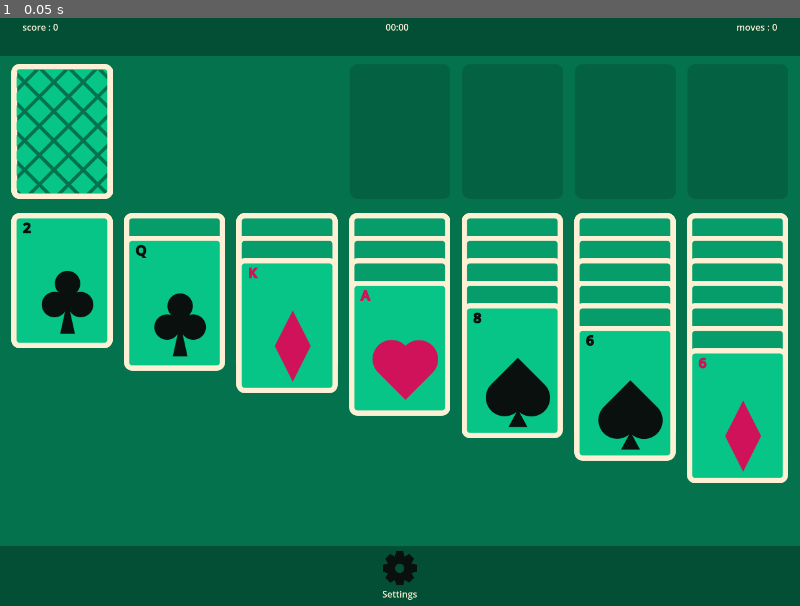
Above: before the commit, frame 1.
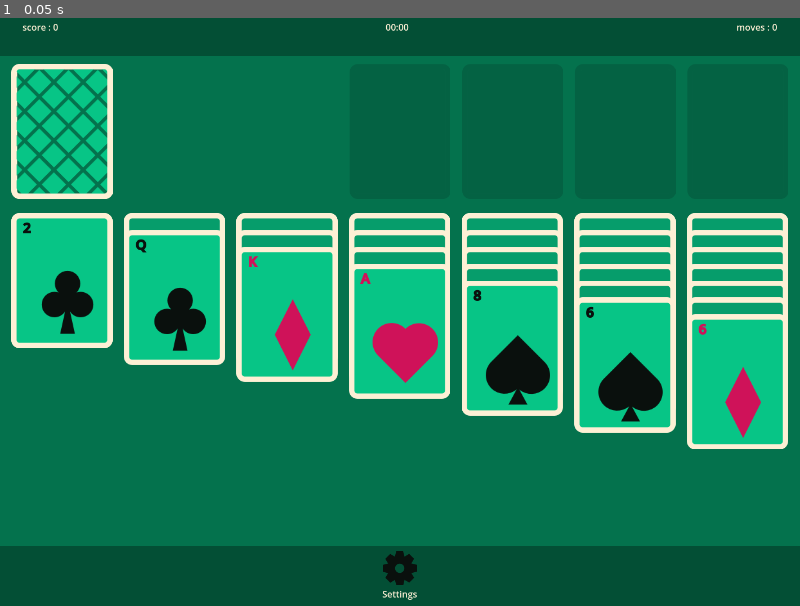
Above: after the commit, the same moment.

Repository: SAANN3/Solitaire
Game: Godot game, scene res://entity/Root/HRoot_Scene.tscn
Same seed, same stepped clock (60 frames per second), same inputs: the game is played once before the commit and once after it. This scene is started directly instead of the project's main scene.
Inputs:
- Up to frame 1 (0.05 s): no input

The runs differ from the first frame. In frame 1, 11% of the frame differs, in the area x 15-99%, y 36-80%.

Commit message:
Animations && icons

Diff:
--- /dev/null
+++ b/background.svg
@@ -0,0 +1,56 @@
+<?xml version="1.0" encoding="UTF-8" standalone="no"?>
+<!-- Created with Inkscape (http://www.inkscape.org/) -->
+
+<svg
+   width="432"
+   height="432"
+   viewBox="0 0 432 432"
+   version="1.1"
+   id="svg1"
+   inkscape:version="1.4 (e7c3feb100, 2024-10-09)"
+   sodipodi:docname="background.svg"
+   xmlns:inkscape="http://www.inkscape.org/namespaces/inkscape"
+   xmlns:sodipodi="http://sodipodi.sourceforge.net/DTD/sodipodi-0.dtd"
+   xmlns="http://www.w3.org/2000/svg"
+   xmlns:svg="http://www.w3.org/2000/svg">
+  <sodipodi:namedview
+     id="namedview1"
+     pagecolor="#505050"
+     bordercolor="#ffffff"
+     borderopacity="1"
+     inkscape:showpageshadow="0"
+     inkscape:pageopacity="0"
+     inkscape:pagecheckerboard="1"
+     inkscape:deskcolor="#d1d1d1"
+     inkscape:document-units="px"
+     showguides="true"
+     inkscape:zoom="0.49175084"
+     inkscape:cx="-306.0493"
+     inkscape:cy="297.9151"
+     inkscape:window-width="1920"
+     inkscape:window-height="1080"
+     inkscape:window-x="0"
+     inkscape:window-y="0"
+     inkscape:window-maximized="1"
+     inkscape:current-layer="layer1" />
+  <defs
+     id="defs1" />
+  <g
+     inkscape:label="Layer 1"
+     inkscape:groupmode="layer"
+     id="layer1">
+    <rect
+       style="display:inline;fill:#85a479;fill-opacity:1;stroke:#85a479;stroke-width:28.8;stroke-miterlimit:4.8;stroke-dasharray:none;stroke-opacity:1;paint-order:normal"
+       id="rect1"
+       height="403.19998"
+       x="14.399998"
+       y="14.399998"
+       ry="59.590244"
+       width="403.20001"
+       onclick="" />
+    <path
+       style="display:none;fill:#85a479;fill-opacity:1;stroke:#85a479;stroke-width:2;stroke-miterlimit:4.8;stroke-dasharray:none;stroke-opacity:1;paint-order:normal"
+       d="m 14.436385,30.582023 c 0,0 3.954327,9.166849 12.761691,6.830201 C 36.00544,35.075576 48.048164,2.9017338 45.352032,14.40523 42.6559,25.908727 37.443378,38.131193 37.443378,38.131193 c 0,0 -8.807365,17.434987 -16.89576,6.111232 C 12.459221,32.918671 14.436385,30.582023 14.436385,30.582023 Z"
+       id="path4" />
+  </g>
+</svg>
--- a/entity/Card/Card.gd
+++ b/entity/Card/Card.gd
@@ -1,5 +1,5 @@
 class_name Card
-extends CenterContainer
+extends Control
 
 @onready var root_texture: TextureRect = get_node("Bg")
 @onready var rank_labels: Array[Label] = [
@@ -8,6 +8,7 @@
 ]
 @onready var suit_texture: TextureRect = get_node("Bg/TextureHolder/SuitTexture")
 @onready var reversed_side_texture: TextureRect = get_node("ReverseSide")
+@onready var animation: AnimationPlayer = $AnimationPlayer
 
 var not_reversed: bool = false
 
@@ -74,6 +75,8 @@
 		else:
 			reversed_side_texture.visible = false
 			root_texture.visible = true
+			if change:
+				animation.play("flip")
 
 
 func _set_rank_text(text: String) -> void:
--- a/entity/Card/Card.tscn
+++ b/entity/Card/Card.tscn
@@ -11,8 +11,132 @@
 [sub_resource type="RectangleShape2D" id="RectangleShape2D_mp0te"]
 size = Vector2(181, 243)
 
-[node name="Card" type="CenterContainer"]
+[sub_resource type="Animation" id="Animation_mvofu"]
+resource_name = "flip"
+length = 0.3
+tracks/0/type = "value"
+tracks/0/imported = false
+tracks/0/enabled = true
+tracks/0/path = NodePath("ReverseSide:scale")
+tracks/0/interp = 1
+tracks/0/loop_wrap = true
+tracks/0/keys = {
+"times": PackedFloat32Array(0, 0.3),
+"transitions": PackedFloat32Array(1, 1),
+"update": 0,
+"values": [Vector2(1, 1), Vector2(-1, 1)]
+}
+tracks/1/type = "value"
+tracks/1/imported = false
+tracks/1/enabled = true
+tracks/1/path = NodePath("Bg:scale")
+tracks/1/interp = 1
+tracks/1/loop_wrap = true
+tracks/1/keys = {
+"times": PackedFloat32Array(0, 0.3),
+"transitions": PackedFloat32Array(1, 1),
+"update": 0,
+"values": [Vector2(-1, 1), Vector2(1, 1)]
+}
+tracks/2/type = "value"
+tracks/2/imported = false
+tracks/2/enabled = true
+tracks/2/path = NodePath("Bg:visible")
+tracks/2/interp = 1
+tracks/2/loop_wrap = true
+tracks/2/keys = {
+"times": PackedFloat32Array(0, 0.15, 0.3),
+"transitions": PackedFloat32Array(1, 1, 1),
+"update": 1,
+"values": [false, true, true]
+}
+tracks/3/type = "value"
+tracks/3/imported = false
+tracks/3/enabled = true
+tracks/3/path = NodePath("ReverseSide:visible")
+tracks/3/interp = 1
+tracks/3/loop_wrap = true
+tracks/3/keys = {
+"times": PackedFloat32Array(0, 0.15, 0.3),
+"transitions": PackedFloat32Array(1, 1, 1),
+"update": 1,
+"values": [true, false, false]
+}
+
+[sub_resource type="Animation" id="Animation_a3goc"]
+length = 0.001
+tracks/0/type = "value"
+tracks/0/imported = false
+tracks/0/enabled = true
+tracks/0/path = NodePath("ReverseSide:scale")
+tracks/0/interp = 1
+tracks/0/loop_wrap = true
+tracks/0/keys = {
+"times": PackedFloat32Array(0),
+"transitions": PackedFloat32Array(1),
+"update": 0,
+"values": [Vector2(1, 1)]
+}
+tracks/1/type = "value"
+tracks/1/imported = false
+tracks/1/enabled = true
+tracks/1/path = NodePath("ReverseSide:flip_v")
+tracks/1/interp = 1
+tracks/1/loop_wrap = true
+tracks/1/keys = {
+"times": PackedFloat32Array(0),
+"transitions": PackedFloat32Array(1),
+"update": 1,
+"values": [false]
+}
+tracks/2/type = "value"
+tracks/2/imported = false
+tracks/2/enabled = true
+tracks/2/path = NodePath("Bg:scale")
+tracks/2/interp = 1
+tracks/2/loop_wrap = true
+tracks/2/keys = {
+"times": PackedFloat32Array(0),
+"transitions": PackedFloat32Array(1),
+"update": 0,
+"values": [Vector2(1, 1)]
+}
+tracks/3/type = "value"
+tracks/3/imported = false
+tracks/3/enabled = true
+tracks/3/path = NodePath("Bg:visible")
+tracks/3/interp = 1
+tracks/3/loop_wrap = true
+tracks/3/keys = {
+"times": PackedFloat32Array(0),
+"transitions": PackedFloat32Array(1),
+"update": 1,
+"values": [true]
+}
+tracks/4/type = "value"
+tracks/4/imported = false
+tracks/4/enabled = true
+tracks/4/path = NodePath("ReverseSide:visible")
+tracks/4/interp = 1
+tracks/4/loop_wrap = true
+tracks/4/keys = {
+"times": PackedFloat32Array(0),
+"transitions": PackedFloat32Array(1),
+"update": 1,
+"values": [true]
+}
+
+[sub_resource type="AnimationLibrary" id="AnimationLibrary_vinlf"]
+_data = {
+"RESET": SubResource("Animation_a3goc"),
+"flip": SubResource("Animation_mvofu")
+}
+
+[node name="Card" type="Control"]
+custom_minimum_size = Vector2(180, 240)
 layout_direction = 2
+layout_mode = 3
+anchors_preset = 0
 offset_right = 180.0
 offset_bottom = 240.0
 size_flags_horizontal = 4
@@ -21,6 +145,9 @@
 
 [node name="Bg" type="TextureRect" parent="."]
 layout_mode = 2
+offset_right = 180.0
+offset_bottom = 240.0
+pivot_offset = Vector2(90, 0)
 texture = ExtResource("2_l5axy")
 
 [node name="TextureHolder" type="MarginContainer" parent="Bg"]
@@ -77,8 +204,10 @@
 text = "-1"
 
 [node name="ReverseSide" type="TextureRect" parent="."]
-visible = false
-layout_mode = 2
+layout_mode = 2
+offset_right = 180.0
+offset_bottom = 240.0
+pivot_offset = Vector2(90, 0)
 texture = ExtResource("4_vg4ey")
 
 [node name="Area2D" type="Area2D" parent="."]
@@ -87,3 +216,9 @@
 [node name="CollisionShape2D" type="CollisionShape2D" parent="Area2D"]
 position = Vector2(91.5, 121.5)
 shape = SubResource("RectangleShape2D_mp0te")
+
+[node name="AnimationPlayer" type="AnimationPlayer" parent="."]
+libraries = {
+"": SubResource("AnimationLibrary_vinlf")
+}
+speed_scale = 1.5
--- a/entity/CardHolder/Card_holder.gd
+++ b/entity/CardHolder/Card_holder.gd
@@ -1,7 +1,9 @@
 class_name Card_holder
 extends Card_Controller
-@onready var stacker: Control = $Stacker
-@onready var stack: TextureRect = $Stack
+@onready var stacker: Control = $Control/Stacker
+@onready var stack_empty: TextureRect = $CenterContainer/StackEmpty
+@onready var stack: TextureRect = $CenterContainer/Stack
+@onready var animation: AnimationPlayer = $AnimationPlayer
 
 var cards_discarded: Array[Card] = []
 var cards_prepared: Array[Card] = []
@@ -11,8 +13,8 @@
 signal holder_clicked()
 
 func _ready() -> void:
-	stack.gui_input.connect(_on_stack_input)
-	cards_holder = $Stacker
+	$CenterContainer.gui_input.connect(_on_stack_input)
+	cards_holder = $Control/Stacker
 	super()
 
 func _on_stack_input(event: InputEvent) -> void:
@@ -22,7 +24,9 @@
 		get_global_rect().has_point(get_global_mouse_position()) &&
 		event.is_pressed()
 	):
-		place_cards()
+		if !animation.is_playing():
+			place_cards()
+			animation.play("show_right" if layout_direction == LAYOUT_DIRECTION_RTL else "show" )
 
 func get_max_cards() -> int:
 	return max_cards
@@ -42,6 +46,8 @@
 		cards_prepared.append_array(cards_discarded)
 		cards_discarded.clear()
 		recycled = true
+		stack_empty.visible = false
+		stack.visible = true
 		return
 	for i: int in range(0,max_cards):
 		var card: Card = cards_prepared.pop_front()
@@ -49,6 +55,9 @@
 			enter(card)
 		else :
 			break
+	if cards_prepared.size() == 0:
+		stack_empty.visible = true
+		stack.visible = false
 	holder_clicked.emit()
 
 func load_cards(_cards: Array[Card]) -> void:
@@ -69,3 +78,6 @@
 	recycled = dict["recycled"]
 	for i: Dictionary in dict["cards"]:
 		enter(Card.load_dict(i))
+	if cards_prepared.size() == 0:
+		stack_empty.visible = true
+		stack.visible = false
--- a/entity/CardHolder/Card_holder.tscn
+++ b/entity/CardHolder/Card_holder.tscn
@@ -1,20 +1,134 @@
-[gd_scene load_steps=3 format=3 uid="uid://bji5davic22r2"]
+[gd_scene load_steps=8 format=3 uid="uid://bji5davic22r2"]
 
 [ext_resource type="Script" path="res://entity/CardHolder/Card_holder.gd" id="1_6ttlg"]
 [ext_resource type="Texture2D" uid="uid://d1rrqy867gkla" path="res://sprites/card_holder.png" id="2_bk81e"]
+[ext_resource type="Texture2D" uid="uid://c7vukp7ytge5x" path="res://sprites/card_holder_empty.png" id="2_x2nep"]
+
+[sub_resource type="Animation" id="Animation_odkqn"]
+resource_name = "show"
+length = 0.3
+tracks/0/type = "value"
+tracks/0/imported = false
+tracks/0/enabled = true
+tracks/0/path = NodePath("Control/Stacker:position")
+tracks/0/interp = 2
+tracks/0/loop_wrap = true
+tracks/0/keys = {
+"times": PackedFloat32Array(0, 0.3),
+"transitions": PackedFloat32Array(1, 1),
+"update": 0,
+"values": [Vector2(-200, 0), Vector2(0, 0)]
+}
+tracks/1/type = "value"
+tracks/1/imported = false
+tracks/1/enabled = true
+tracks/1/path = NodePath("Control/Stacker:theme_override_constants/separation")
+tracks/1/interp = 1
+tracks/1/loop_wrap = true
+tracks/1/keys = {
+"times": PackedFloat32Array(0, 0.3),
+"transitions": PackedFloat32Array(1, 1),
+"update": 0,
+"values": [-180, -120]
+}
+
+[sub_resource type="Animation" id="Animation_q6d2w"]
+length = 0.001
+tracks/0/type = "value"
+tracks/0/imported = false
+tracks/0/enabled = true
+tracks/0/path = NodePath("Control/Stacker:position")
+tracks/0/interp = 1
+tracks/0/loop_wrap = true
+tracks/0/keys = {
+"times": PackedFloat32Array(0),
+"transitions": PackedFloat32Array(1),
+"update": 0,
+"values": [Vector2(0, 0)]
+}
+tracks/1/type = "value"
+tracks/1/imported = false
+tracks/1/enabled = true
+tracks/1/path = NodePath("Control/Stacker:theme_override_constants/separation")
+tracks/1/interp = 1
+tracks/1/loop_wrap = true
+tracks/1/keys = {
+"times": PackedFloat32Array(0),
+"transitions": PackedFloat32Array(1),
+"update": 1,
+"values": [-120]
+}
+
+[sub_resource type="Animation" id="Animation_gts6f"]
+resource_name = "show_right"
+length = 0.3
+tracks/0/type = "value"
+tracks/0/imported = false
+tracks/0/enabled = true
+tracks/0/path = NodePath("Control/Stacker:position")
+tracks/0/interp = 2
+tracks/0/loop_wrap = true
+tracks/0/keys = {
+"times": PackedFloat32Array(0, 0.3),
+"transitions": PackedFloat32Array(1, 1),
+"update": 0,
+"values": [Vector2(200, 0), Vector2(0, 0)]
+}
+tracks/1/type = "value"
+tracks/1/imported = false
+tracks/1/enabled = true
+tracks/1/path = NodePath("Control/Stacker:theme_override_constants/separation")
+tracks/1/interp = 1
+tracks/1/loop_wrap = true
+tracks/1/keys = {
+"times": PackedFloat32Array(0, 0.3),
+"transitions": PackedFloat32Array(1, 1),
+"update": 0,
+"values": [-180, -120]
+}
+
+[sub_resource type="AnimationLibrary" id="AnimationLibrary_8a3ne"]
+_data = {
+"RESET": SubResource("Animation_q6d2w"),
+"show": SubResource("Animation_odkqn"),
+"show_right": SubResource("Animation_gts6f")
+}
 
 [node name="Card_holder" type="HBoxContainer"]
-layout_direction = 1
 offset_right = 184.0
 offset_bottom = 240.0
 theme_override_constants/separation = 20
 script = ExtResource("1_6ttlg")
 
-[node name="Stack" type="TextureRect" parent="."]
+[node name="CenterContainer" type="CenterContainer" parent="."]
+layout_mode = 2
+
+[node name="StackEmpty" type="TextureRect" parent="CenterContainer"]
+visible = false
+layout_mode = 2
+texture = ExtResource("2_x2nep")
+
+[node name="Stack" type="TextureRect" parent="CenterContainer"]
 layout_mode = 2
 texture = ExtResource("2_bk81e")
 
-[node name="Stacker" type="HBoxContainer" parent="."]
-layout_direction = 2
+[node name="Control" type="Control" parent="."]
+custom_minimum_size = Vector2(300, 0)
 layout_mode = 2
+size_flags_horizontal = 0
+
+[node name="Stacker" type="HBoxContainer" parent="Control"]
+layout_mode = 1
+anchors_preset = 4
+anchor_top = 0.5
+anchor_bottom = 0.5
+offset_top = -120.0
+offset_right = 300.0
+offset_bottom = 120.0
+grow_vertical = 2
 theme_override_constants/separation = -120
+
+[node name="AnimationPlayer" type="AnimationPlayer" parent="."]
+libraries = {
+"": SubResource("AnimationLibrary_8a3ne")
+}
--- a/entity/Root/HRoot_Scene.tscn
+++ b/entity/Root/HRoot_Scene.tscn
@@ -53,10 +53,10 @@
 
 [node name="Main" type="HBoxContainer" parent="."]
 layout_mode = 1
-anchors_preset = 15
-anchor_right = 1.0
-anchor_bottom = 1.0
-grow_horizontal = 2
+anchors_preset = -1
+anchor_right = 1.0
+anchor_bottom = 1.0
+grow_horizontal = 0
 grow_vertical = 2
 theme_override_constants/separation = 0
 
--- a/entity/TableauPile/Tableau_Pile.tscn
+++ b/entity/TableauPile/Tableau_Pile.tscn
@@ -33,7 +33,7 @@
 layout_mode = 2
 size_flags_horizontal = 0
 size_flags_vertical = 0
-theme_override_constants/separation = -200
+theme_override_constants/separation = -210
 
 [node name="Control" type="Control" parent="."]
 layout_mode = 2
--- a/icon.svg
+++ b/icon.svg
@@ -2,17 +2,17 @@
 <!-- Created with Inkscape (http://www.inkscape.org/) -->
 
 <svg
-   width="60"
-   height="60"
-   viewBox="0 0 15.875 15.875"
+   width="432"
+   height="432"
+   viewBox="0 0 114.3 114.3"
    version="1.1"
    id="svg1"
-   sodipodi:docname="icon.svg"
-   inkscape:version="1.3.2 (091e20ef0f, 2023-11-25, custom)"
-   inkscape:export-filename="settings.png"
+   inkscape:export-filename="foreground.png"
    inkscape:export-xdpi="96"
    inkscape:export-ydpi="96"
    xml:space="preserve"
+   inkscape:version="1.4 (e7c3feb100, 2024-10-09)"
+   sodipodi:docname="icon.svg"
    xmlns:inkscape="http://www.inkscape.org/namespaces/inkscape"
    xmlns:sodipodi="http://sodipodi.sourceforge.net/DTD/sodipodi-0.dtd"
    xmlns="http://www.w3.org/2000/svg"
@@ -26,16 +26,15 @@
      inkscape:pagecheckerboard="1"
      inkscape:deskcolor="#d1d1d1"
      inkscape:document-units="px"
-     inkscape:zoom="7.8017446"
-     inkscape:cx="18.136969"
-     inkscape:cy="28.711527"
-     inkscape:window-width="1366"
-     inkscape:window-height="768"
+     inkscape:zoom="0.73228114"
+     inkscape:cx="396.02276"
+     inkscape:cy="232.83407"
+     inkscape:window-width="1920"
+     inkscape:window-height="1080"
      inkscape:window-x="0"
      inkscape:window-y="0"
      inkscape:window-maximized="1"
-     inkscape:current-layer="layer1"
-     showguides="true" /><defs
+     inkscape:current-layer="layer1" /><defs
      id="defs1"><inkscape:path-effect
        effect="fillet_chamfer"
        id="path-effect1"
@@ -70,10 +69,10 @@
        only_selected="false"
        hide_knots="false" /><inkscape:perspective
        sodipodi:type="inkscape:persp3d"
-       inkscape:vp_x="0 : -2.6458338 : 1"
+       inkscape:vp_x="0 : 32.279166 : 1"
        inkscape:vp_y="0 : 999.99999 : 0"
-       inkscape:vp_z="37.041667 : -2.6458338 : 1"
-       inkscape:persp3d-origin="18.520833 : -8.8194448 : 1"
+       inkscape:vp_z="37.041667 : 32.279166 : 1"
+       inkscape:persp3d-origin="18.520833 : 26.105555 : 1"
        id="perspective44" /><clipPath
        clipPathUnits="userSpaceOnUse"
        id="clipPath15"><rect
@@ -253,10 +252,10 @@
        only_selected="false"
        hide_knots="false" /><inkscape:perspective
        sodipodi:type="inkscape:persp3d"
-       inkscape:vp_x="0 : 18.520833 : 1"
+       inkscape:vp_x="0 : 53.445833 : 1"
        inkscape:vp_y="0 : 1000 : 0"
-       inkscape:vp_z="37.041666 : 18.520833 : 1"
-       inkscape:persp3d-origin="18.520833 : 12.347222 : 1"
+       inkscape:vp_z="37.041666 : 53.445833 : 1"
+       inkscape:persp3d-origin="18.520833 : 47.272222 : 1"
        id="perspective44-1" /><clipPath
        clipPathUnits="userSpaceOnUse"
        id="clipPath15-2"><rect
@@ -269,38 +268,46 @@
      inkscape:label="Layer 1"
      inkscape:groupmode="layer"
      id="layer1"><rect
-       style="fill:#85a479;fill-opacity:1;stroke:#fdf0d5;stroke-width:1.22699;stroke-opacity:1;paint-order:stroke fill markers"
+       style="display:none;fill:#85a479;stroke:#85a479;stroke-width:1.00012;paint-order:stroke fill markers"
        id="rect1"
-       width="8.2376299"
-       height="13.328765"
-       x="3.8186851"
-       y="1.2731175"
-       ry="0.32362118" /><text
+       width="117.78832"
+       height="133.68613"
+       x="-1.7441612"
+       y="-9.6930637"
+       rx="0.0095250001"
+       ry="0.0095250001" /><rect
+       style="fill:#85a479;fill-opacity:1;stroke:#fdf0d5;stroke-width:9.28479;stroke-opacity:1;paint-order:stroke fill markers"
+       id="rect1-3"
+       width="62.335278"
+       height="100.8602"
+       x="25.982361"
+       y="6.7199011"
+       ry="2.4488761" /><text
        xml:space="preserve"
-       style="font-size:2.11668px;font-family:'JetBrains Mono';-inkscape-font-specification:'JetBrains Mono';fill:#cf1259;fill-opacity:1;stroke:#cf1259;stroke-width:0.0793749;stroke-miterlimit:4.8;stroke-dasharray:none;stroke-opacity:1"
-       x="10.328275"
-       y="-12.492831"
+       style="font-size:16.0172px;font-family:'JetBrains Mono';-inkscape-font-specification:'JetBrains Mono';fill:#cf1259;fill-opacity:1;stroke:#cf1259;stroke-width:0.600641;stroke-miterlimit:4.8;stroke-dasharray:none;stroke-opacity:1"
+       x="75.24118"
+       y="-91.620857"
        id="text1-5"
-       transform="scale(1,-1)"><tspan
+       transform="scale(1.000002,-0.999998)"><tspan
          sodipodi:role="line"
          id="tspan1-3"
-         style="font-size:2.11668px;fill:#cf1259;fill-opacity:1;stroke:#cf1259;stroke-width:0.0793749;stroke-dasharray:none;stroke-opacity:1"
-         x="10.328275"
-         y="-12.492831">A</tspan></text><text
+         style="font-size:16.0172px;fill:#cf1259;fill-opacity:1;stroke:#cf1259;stroke-width:0.600641;stroke-dasharray:none;stroke-opacity:1"
+         x="75.24118"
+         y="-91.620857">A</tspan></text><text
        xml:space="preserve"
-       style="font-size:2.11668px;font-family:'JetBrains Mono';-inkscape-font-specification:'JetBrains Mono';fill:#cf1259;fill-opacity:1;stroke:#cf1259;stroke-width:0.0793749;stroke-miterlimit:4.8;stroke-dasharray:none;stroke-opacity:1"
-       x="-5.5467324"
-       y="3.3821783"
+       style="font-size:16.0172px;font-family:'JetBrains Mono';-inkscape-font-specification:'JetBrains Mono';fill:#cf1259;fill-opacity:1;stroke:#cf1259;stroke-width:0.600641;stroke-miterlimit:4.8;stroke-dasharray:none;stroke-opacity:1"
+       x="-39.058662"
+       y="22.679436"
        id="text1"
-       transform="scale(-1,1)"><tspan
+       transform="scale(-1.000002,0.999998)"><tspan
          sodipodi:role="line"
          id="tspan1"
-         style="font-size:2.11668px;fill:#cf1259;fill-opacity:1;stroke:#cf1259;stroke-width:0.0793749;stroke-dasharray:none;stroke-opacity:1"
-         x="-5.5467324"
-         y="3.3821783">A</tspan></text><g
+         style="font-size:16.0172px;fill:#cf1259;fill-opacity:1;stroke:#cf1259;stroke-width:0.600641;stroke-dasharray:none;stroke-opacity:1"
+         x="-39.058662"
+         y="22.679436">A</tspan></text><g
        inkscape:label="Layer 1"
        id="layer1-0"
-       transform="translate(-12.636905,-7.6780664)"><path
+       transform="matrix(7.5671379,0,0,7.5671073,-98.53935,-61.014669)"><path
          id="path53"
          style="display:none;fill:#cf1259;fill-opacity:1;stroke:none;stroke-width:2.83277;stroke-miterlimit:4.8;stroke-dasharray:none;stroke-opacity:1"
          inkscape:label="diamonds"
--- a/project.godot
+++ b/project.godot
@@ -13,7 +13,9 @@
 config/name="Solitaire"
 run/main_scene="res://entity/Root/VRoot_Scene.tscn"
 config/features=PackedStringArray("4.3", "GL Compatibility")
-config/icon="res://icon.svg"
+boot_splash/bg_color=Color(0.0156863, 0.447059, 0.301961, 1)
+boot_splash/image="res://foreground.png"
+config/icon="res://icon.png"
 
 [autoload]
 
--- /dev/null
+++ b/sprites/card_holder_empty.svg
@@ -0,0 +1,116 @@
+<?xml version="1.0" encoding="UTF-8" standalone="no"?>
+<!-- Created with Inkscape (http://www.inkscape.org/) -->
+
+<svg
+   width="180"
+   height="240"
+   viewBox="0 0 47.624999 63.5"
+   version="1.1"
+   id="svg1"
+   sodipodi:docname="card_holder_empty.svg"
+   inkscape:version="1.4 (e7c3feb100, 2024-10-09)"
+   xmlns:inkscape="http://www.inkscape.org/namespaces/inkscape"
+   xmlns:sodipodi="http://sodipodi.sourceforge.net/DTD/sodipodi-0.dtd"
+   xmlns="http://www.w3.org/2000/svg"
+   xmlns:svg="http://www.w3.org/2000/svg">
+  <sodipodi:namedview
+     id="namedview1"
+     pagecolor="#505050"
+     bordercolor="#ffffff"
+     borderopacity="1"
+     inkscape:showpageshadow="0"
+     inkscape:pageopacity="0"
+     inkscape:pagecheckerboard="1"
+     inkscape:deskcolor="#d1d1d1"
+     inkscape:document-units="px"
+     inkscape:zoom="1.9670034"
+     inkscape:cx="152.77045"
+     inkscape:cy="134.97689"
+     inkscape:window-width="1920"
+     inkscape:window-height="1080"
+     inkscape:window-x="0"
+     inkscape:window-y="0"
+     inkscape:window-maximized="1"
+     inkscape:current-layer="layer1"
+     showguides="true" />
+  <defs
+     id="defs1">
+    <marker
+       style="overflow:visible"
+       id="marker6"
+       refX="0"
+       refY="0"
+       orient="-66.00"
+       inkscape:stockid="Triangle arrow"
+       markerWidth="1"
+       markerHeight="1"
+       viewBox="0 0 1 1"
+       inkscape:isstock="true"
+       inkscape:collect="always"
+       preserveAspectRatio="xMidYMid">
+      <path
+         transform="scale(0.5)"
+         style="fill:context-stroke;fill-rule:evenodd;stroke:context-stroke;stroke-width:1pt"
+         d="M 5.77,0 -2.88,5 V -5 Z"
+         id="path6" />
+    </marker>
+    <marker
+       style="overflow:visible"
+       id="Triangle"
+       refX="0"
+       refY="0"
+       orient="-2.00"
+       inkscape:stockid="Triangle arrow"
+       markerWidth="1"
+       markerHeight="1"
+       viewBox="0 0 1 1"
+       inkscape:isstock="true"
+       inkscape:collect="always"
+       preserveAspectRatio="xMidYMid">
+      <path
+         transform="scale(0.5)"
+         style="fill:context-stroke;fill-rule:evenodd;stroke:context-stroke;stroke-width:1pt"
+         d="M 5.77,0 -2.88,5 V -5 Z"
+         id="path135" />
+    </marker>
+    <clipPath
+       clipPathUnits="userSpaceOnUse"
+       id="clipPath15">
+      <rect
+         style="fill:none;stroke:#000000;stroke-linecap:butt;stroke-linejoin:bevel;paint-order:stroke markers fill;stop-color:#000000"
+         id="rect15-7"
+         width="45.034248"
+         height="38.955639"
+         x="262.48285"
+         y="121.00073" />
+    </clipPath>
+  </defs>
+  <g
+     inkscape:label="Layer 1"
+     inkscape:groupmode="layer"
+     id="layer1">
+    <rect
+       style="fill:#04724d;fill-opacity:1;stroke:#fdf0d5;stroke-width:2.52307;stroke-miterlimit:4.8;stroke-dasharray:none;stroke-opacity:1"
+       id="rect1-7"
+       x="1.5083658"
+       y="1.32947"
+       width="45.101879"
+       height="60.976875"
+       rx="2.6458333"
+       ry="2.6458333" />
+    <rect
+       style="fill:none;fill-opacity:1;stroke:#fdf0d5;stroke-width:2.52307;stroke-miterlimit:4.8;stroke-dasharray:none;stroke-opacity:1"
+       id="rect1"
+       x="1.2615588"
+       y="1.2615588"
+       width="45.101879"
+       height="60.976875"
+       rx="2.6458333"
+       ry="2.6458333" />
+    <path
+       id="path1"
+       style="fill:none;stroke:#fdf0d5;stroke-width:2.11667;stroke-dasharray:none;stroke-opacity:1;marker-mid:url(#Triangle);marker-end:url(#marker6);paint-order:stroke fill markers"
+       d="M 33.962381,21.600118 C 47.495556,35.133293 27.195792,55.433056 13.662618,41.899882 0.1294435,28.366707 20.429207,8.0669434 33.962381,21.600118 Z"
+       sodipodi:nodetypes="sss" />
+  </g>
+</svg>
Not shown, added: background.svg.import
Not shown: 1 places in entity/Card/Card.tscn that only renumber resources
Binary file added: foreground.png
Not shown, added: foreground.png.import
Binary file added: icon.png
Not shown, added: icon.png.import
Binary file added: sprites/card_holder_empty.png
Not shown, added: sprites/card_holder_empty.png.import
Not shown, added: sprites/card_holder_empty.svg.import
